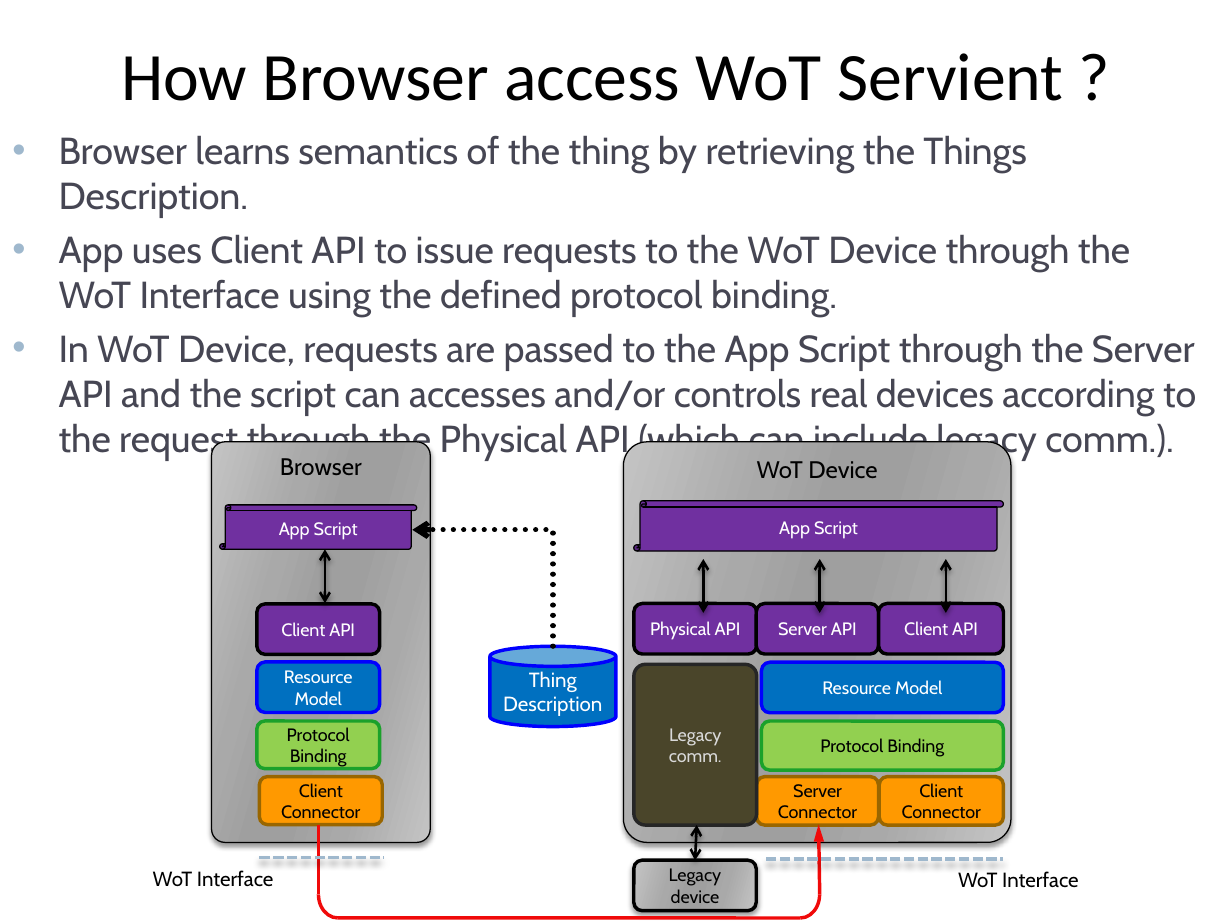
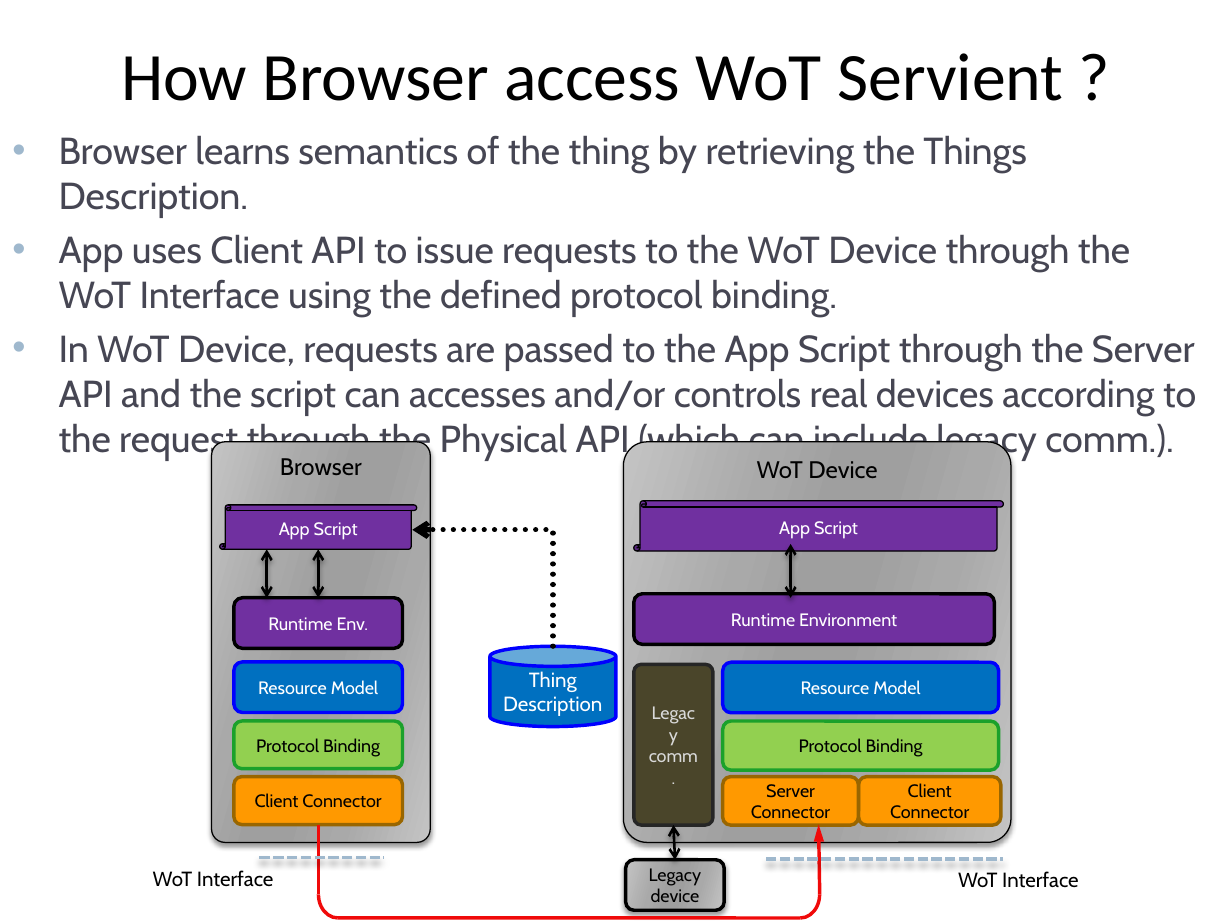
Before and after one commit to w3c/wot, a slide deck: slide 6 of current-practices/wot-getting-started.pptx. Drawn at 1232x924 pixels with LibreOffice and Linux fonts; fonts in the diff are those of the drawing. Boxes give left, top, right and bottom in pixels: in the first picture for what was removed or moved away, otherwise in the second. Text is boxed around its words. In the diff, an @@ line names an element or a change of style, - is before the commit and + after.

```diff
--- a/current-practices/wot-getting-started.pptx
+++ b/current-practices/wot-getting-started.pptx
@@ double arrow moved from (946, 559) - (946, 612) to (267, 549) - (267, 598) @@
@@ double arrow moved from (325, 549) - (325, 604) to (318, 549) - (318, 598) @@
@@ double arrow removed from (703, 559) to (703, 612) @@
@@ double arrow moved from (819, 559) - (819, 612) to (791, 545) - (791, 598) @@
@@ rounded rectangle "Runtime Env.": place and size @@
-rounded rectangle "Runtime Env." at <box>256,604,379,654</box>
+rounded rectangle "Runtime Env." at <box>234,598,403,648</box>
@@ rounded rectangle "Runtime Environment": place and size @@
-rounded rectangle "Runtime Environment" at <box>633,604,756,654</box>
+rounded rectangle "Runtime Environment" at <box>633,594,994,644</box>
@@ text in rounded rectangle at <box>268,617,368,630</box>: text changed @@
-Client API
+Runtime Env.
@@ text in rounded rectangle at <box>731,613,897,626</box>: text changed @@
-Physical API
+Runtime Environment
@@ rounded rectangle removed at <box>756,604,878,654</box> @@
-Server API
@@ rounded rectangle removed at <box>878,604,1003,654</box> @@
-Client API
@@ rounded rectangle "Resource Model": place and size @@
-rounded rectangle "Resource Model" at <box>256,662,379,712</box>
+rounded rectangle "Resource Model" at <box>234,662,403,712</box>
@@ rounded rectangle "Legacy comm.": place and size @@
-rounded rectangle "Legacy comm." at <box>633,664,756,824</box>
+rounded rectangle "Legacy comm." at <box>633,664,712,824</box>
@@ rounded rectangle "Resource Model": place and size @@
-rounded rectangle "Resource Model" at <box>761,663,1003,713</box>
+rounded rectangle "Resource Model" at <box>723,663,999,713</box>
@@ rounded rectangle "Protocol Binding": place and size @@
-rounded rectangle "Protocol Binding" at <box>256,721,379,769</box>
+rounded rectangle "Protocol Binding" at <box>234,721,403,769</box>
@@ rounded rectangle "Protocol Binding": place and size @@
-rounded rectangle "Protocol Binding" at <box>761,721,1003,770</box>
+rounded rectangle "Protocol Binding" at <box>723,721,999,770</box>
@@ rounded rectangle "Client Connector": place and size @@
-rounded rectangle "Client Connector" at <box>260,776,383,824</box>
+rounded rectangle "Client Connector" at <box>234,776,403,824</box>
@@ rounded rectangle "Server Connector": place and size @@
-rounded rectangle "Server Connector" at <box>756,776,878,824</box>
+rounded rectangle "Server Connector" at <box>723,776,859,824</box>
@@ rounded rectangle "Client Connector": place and size @@
-rounded rectangle "Client Connector" at <box>880,776,1004,824</box>
+rounded rectangle "Client Connector" at <box>859,776,1000,824</box>
@@ double arrow moved from (697, 825) - (695, 860) to (674, 825) - (675, 860) @@
@@ rounded rectangle "Legacy": place and size @@
-rounded rectangle "Legacy" at <box>633,860,755,910</box>
+rounded rectangle "Legacy" at <box>626,860,724,910</box>
```
Also in this commit, not shown: 8 other slides changed.
